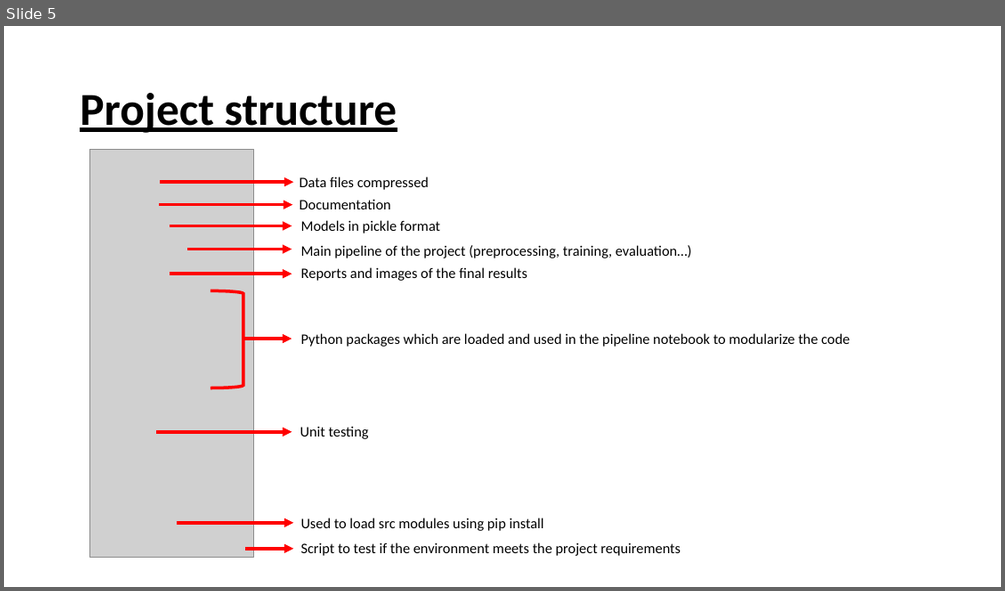
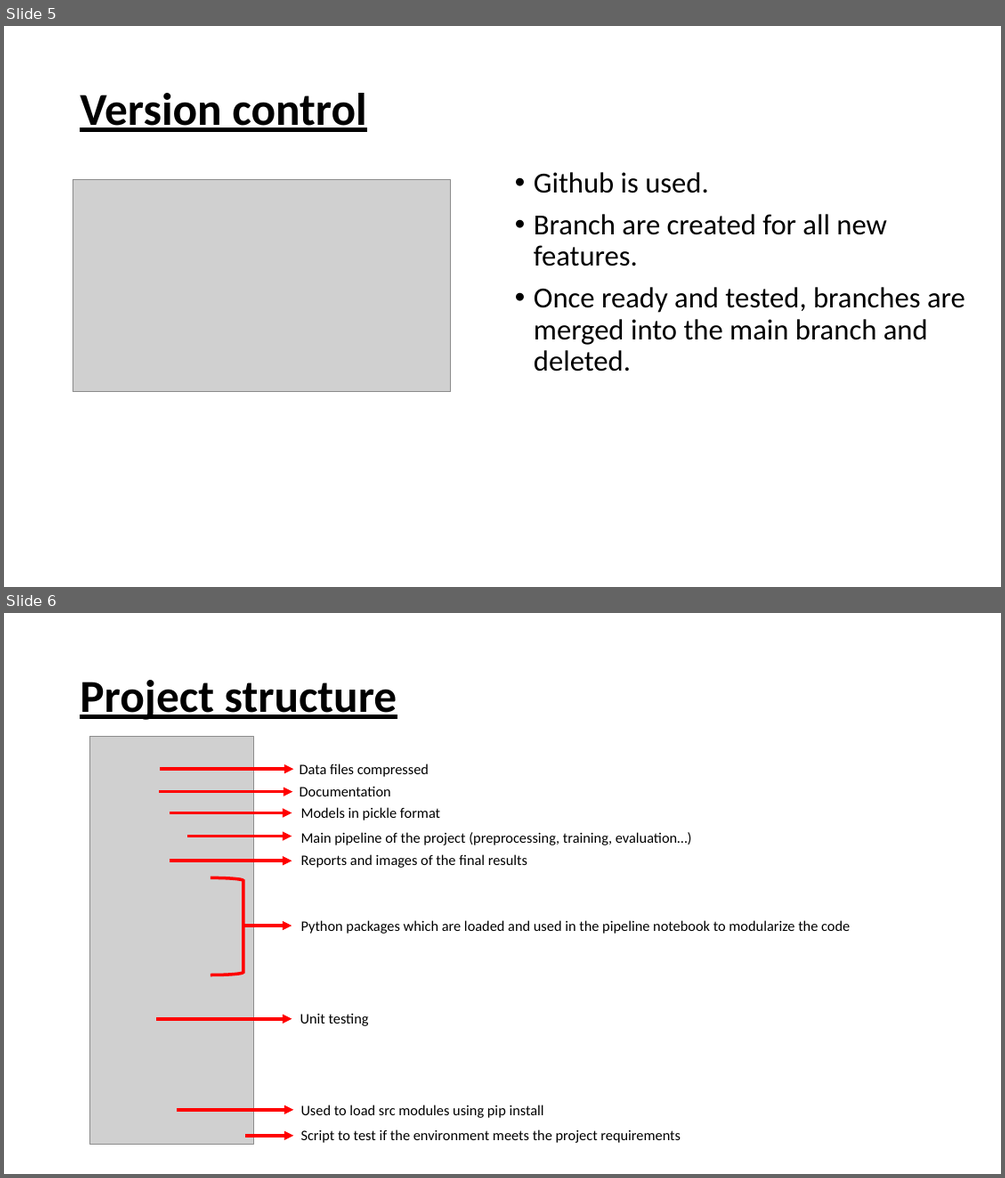
Before and after one commit to gatrikh/project_m05, a slide deck: presentation/presentation.pptx. Shown one above the other, each under a label of ours: slide 5 before the commit, slides 5 and 6 after it. The pictures are 1005x591 and 1005x1178 pixels, drawn with LibreOffice and Linux fonts; fonts in the diff are those of the drawing; grey boxes stand for pictures. Boxes give left, top, right and bottom in pixels: in the first picture for what was removed or moved away, otherwise in the second. Text is boxed around its words. In the diff, an @@ line names an element or a change of style, - is before the commit and + after.

```diff
--- a/presentation/presentation.pptx
+++ b/presentation/presentation.pptx
@@ slide 5 added at [4, 26, 1001, 587], background #FFFFFF @@
@@ title added at [80, 93, 366, 132], 44 pt, text #000000, bold, underline @@
+Version control
@@ picture added at [73, 180, 451, 392] @@
@@ text added at [534, 172, 965, 371], 28 pt, text #000000 @@
+• Github is used.
+• Branch are created for all new features.
+• Once ready and tested, branches are merged into the main branch and deleted.
@@ what was slide 5 is now slide 6 @@
```
Also in this commit, not shown: 3 slides changed, 4 other slides added, 1 slide removed, 2 other files.
